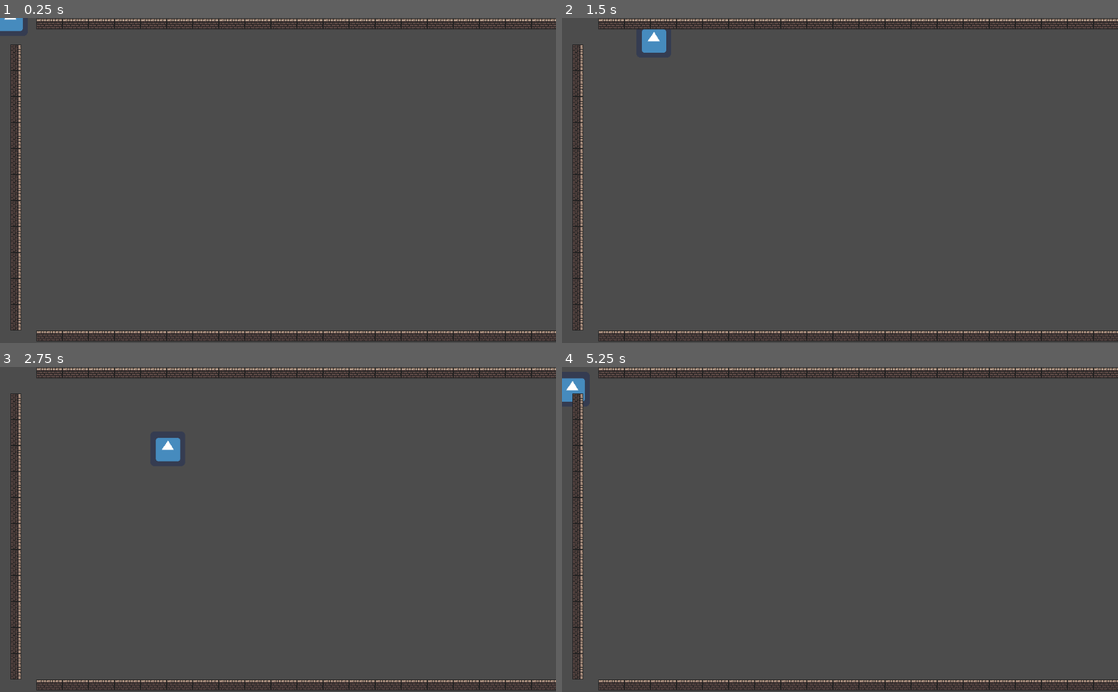
Above: before the commit, frames 1-4 (two rows, left to right).
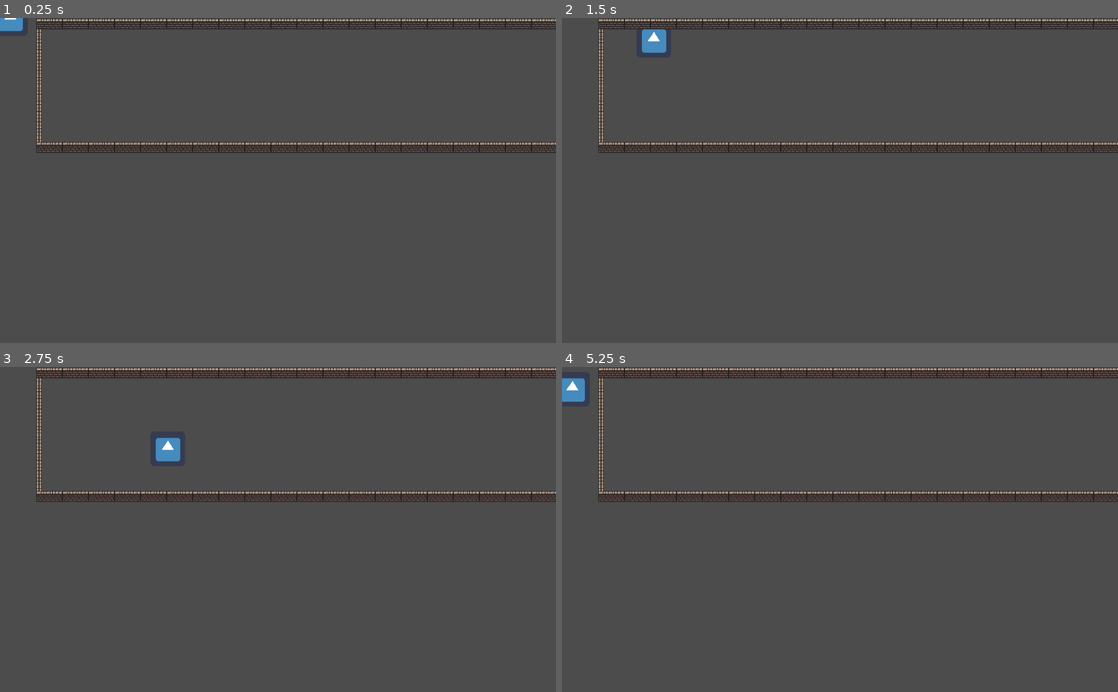
Above: after the commit, the same moments.

Repository: Aki-vito/ESCAPE
Game: Godot game, scene res://LVL 1.tscn
The game is run twice, just before and just after one commit, with the same random seed, the same clock (stepped at 60 frames per second) and the same inputs. The engine's default icon, where the game draws it, is replaced by a stand-in: a white triangle on a blue panel in a dark square.
Inputs:
- Up to frame 1 (0.25 s): no input
- Up to frame 2 (1.5 s): tap Enter at 0.5 s; hold D (right) 0.53-1.28 s; tap Space at 1.25 s; hold S (down) from 1.28 s (still down)
- Up to frame 3 (2.75 s): release S (down) at 2.03 s; hold D (right) from 2.03 s (still down)
- Up to frame 4 (5.25 s): release D (right) at 2.78 s; hold Up (up) 2.78-3.53 s; hold A (left) 3.53-5.03 s; tap Enter at 4.25 s; hold S (down) from 5.03 s (still down)

The runs differ from the first frame. In frame 1, 5.3% of the frame differs, in the area x 1-100%, y 3-100%; in frame 2, 5.3%; in frame 3, 5.3%; in frame 4, 5.4%.

Commit message:
auto

Diff:
--- a/LVL 1.tscn
+++ b/LVL 1.tscn
@@ -4,9 +4,9 @@
 [ext_resource path="res://Player.gd" type="Script" id=2]
 [ext_resource path="res://icon.png" type="Texture" id=3]
 
-[sub_resource type="RectangleShape2D" id=2]
+[sub_resource type="RectangleShape2D" id=1]
 
-[sub_resource type="TileSet" id=1]
+[sub_resource type="TileSet" id=2]
 0/name = "0x72_DungeonTilesetII_v1.4.png 0"
 0/texture = ExtResource( 1 )
 0/tex_offset = Vector2( 0, 0 )
@@ -35,6 +35,20 @@
 1/shape_one_way_margin = 0.0
 1/shapes = [  ]
 1/z_index = 0
+2/name = "0x72_DungeonTilesetII_v1.4.png 2"
+2/texture = ExtResource( 1 )
+2/tex_offset = Vector2( 0, 0 )
+2/modulate = Color( 1, 1, 1, 1 )
+2/region = Rect2( 11, 124, 10, 35 )
+2/tile_mode = 0
+2/occluder_offset = Vector2( 0, 0 )
+2/navigation_offset = Vector2( 0, 0 )
+2/shape_offset = Vector2( 0, 0 )
+2/shape_transform = Transform2D( 1, 0, 0, 1, 0, 0 )
+2/shape_one_way = false
+2/shape_one_way_margin = 0.0
+2/shapes = [  ]
+2/z_index = 0
 
 [node name="Node2D" type="Node2D"]
 position = Vector2( 19, 1 )
@@ -46,10 +60,13 @@
 texture = ExtResource( 3 )
 
 [node name="CollisionShape2D" type="CollisionShape2D" parent="KinematicBody2D"]
-shape = SubResource( 2 )
+shape = SubResource( 1 )
 
 [node name="TileMap" type="TileMap" parent="."]
-tile_set = SubResource( 1 )
-cell_size = Vector2( 48, 48 )
+tile_set = SubResource( 2 )
+cell_size = Vector2( 48, 19 )
 format = 1
-tile_data = PoolIntArray( 1, 0, 0, 2, 0, 0, 3, 0, 0, 4, 0, 0 …(117 unchanged characters)… 17, 0, 0, 18, 0, 0, 19, 0, 0, 20, 0, 0, 65536, -1610612736, 0, 65557, -1610612736, 0, 131072, -1610612736, 0, 131093, -1610612736, 0, 196608, -1610612736, 0, 196629, -1610612736, 0, 262144, -1610612736, 0, 262165, -1610612736, 0, 327680, -1610612736, 0, 327701, -1610612736, 0, 393216, -1610612736, 0, 393237, -1610612736, 0, 458752, -1610612736, 0, 458773, -1610612736, 0, 524288, -1610612736, 0, 524309, -1610612736, 0, 589824, -1610612736, 0, 589845, -1610612736, 0, 655360, -1610612736, 0, 655381, -1610612736, 0, 720896, -1610612736, 0, 720917, -1610612736, 0, 786433, 0, 0, 786434, 0, 0, 786435, 0, 0, 786436, 0, 0, 786437, 0, 0, 786438, 0, 0, 786439, 0, 0, 786440, 0, 0, 786441, 0, 0, 786442, 0, 0, 786443, 0, 0, 786444, 0, 0, 786445, 0, 0, 786446, 0, 0, 786447, 0, 0, 786448, 0, 0, 786449, 0, 0, 786450, 0, 0, 786451, 0, 0, 786452, 0, 0, 786453, 0, 0 )
+tile_data = PoolIntArray( 1, 0, 0, 2, 0, 0, 3, 0, 0, 4, 0, 0 …(117 unchanged characters)… 17, 0, 0, 18, 0, 0, 19, 0, 0, 20, 0, 0, 21, 2, 0, 65537, 2, 0, 65557, 2, 0, 131073, 2, 0, 131093, 2, 0, 196609, 2, 0, 196629, 2, 0, 262145, 2, 0, 262165, 2, 0, 327681, 2, 0, 327701, 2, 0, 393217, 2, 0, 393237, 2, 0, 458753, 2, 0, 458773, 2, 0, 524289, 2, 0, 524309, 2, 0, 589825, 2, 0, 589845, 2, 0, 655361, 2, 0, 655381, 2, 0, 720897, 2, 0, 720917, 2, 0, 786433, 0, 0, 786434, 0, 0, 786435, 0, 0, 786436, 0, 0, 786437, 0, 0, 786438, 0, 0, 786439, 0, 0, 786440, 0, 0, 786441, 0, 0, 786442, 0, 0, 786443, 0, 0, 786444, 0, 0, 786445, 0, 0, 786446, 0, 0, 786447, 0, 0, 786448, 0, 0, 786449, 0, 0, 786450, 0, 0, 786451, 0, 0, 786452, 0, 0 )
+
+[node name="TileMap2" type="TileMap" parent="."]
+format = 1
